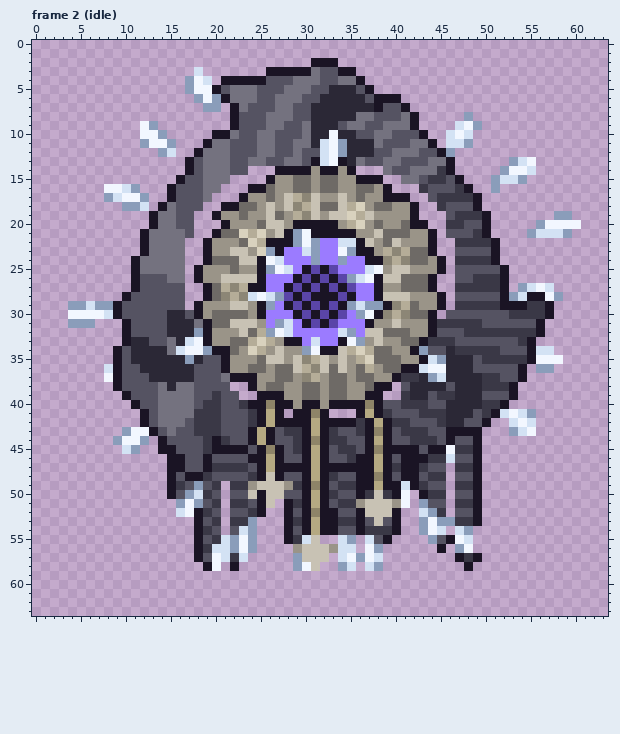
Two versions of one pixel-art file, tools/art/creatures/wisp_arquetipo/wisp_arquetipo.aseprite. The first picture shows the starting point.
64x64 pixels, 38 frames. Colours within 5 levels of each other are drawn and written as one. Shown: frame 2 (idle). The commit also changed other frames, which this record leaves out.
After:
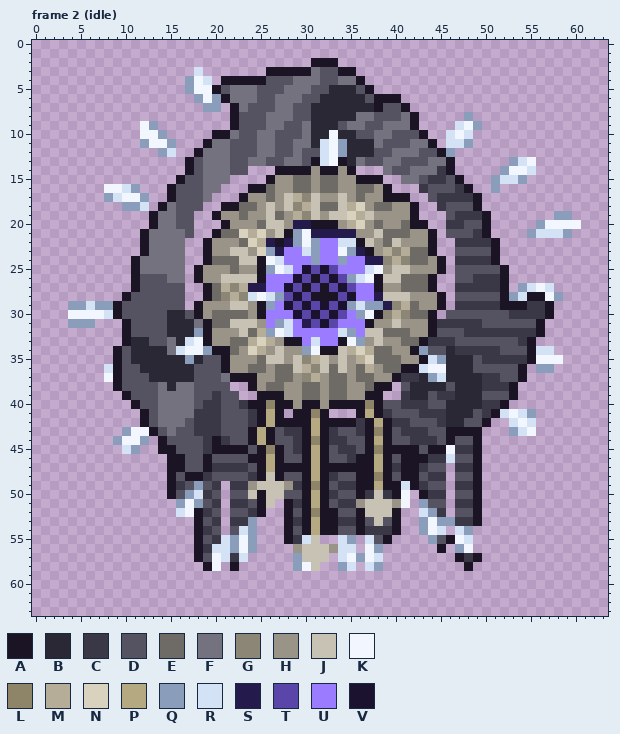
Palette (. is transparent): A #1a1424  B #2b2836  C #3a3846  D #555362  E #6e6a66  F #74727f  G #8c8676  H #9a9488  J #c8c2b4  K #f2f7ff  L #8e8468  M #b5ad98  N #d9d2be  P #b5a982  Q #8a9dba  R #d3e2f4  S #241b4c  T #5a45a8  U #9b7bff  V #1b1230
Diff:
Frame 2 (idle), layer "corpo":
The author changed colour A to colour S in row 20 at x 29 to 30; in row 21 at x 31 to 35; in row 22 at x 26 and 28; in row 23 at x 27 and 36; in row 24 at x 37 to 38; in row 27 at x 24 to 25.
The author changed colour A to colour S in row 28 at x 38; in row 29 at x 39; in row 31 at x 30.
The author changed colour A to colour V in row 25 at x 30 and 32; in row 26 at x 29 and 33; in row 27 at x 28 and 34; in row 28 at x 29 and 35; in row 29 at x 28, 30, 32 and 34; in row 30 at x 29, 31 and 33.
The author changed colour A to colour V in row 31 at x 32.
